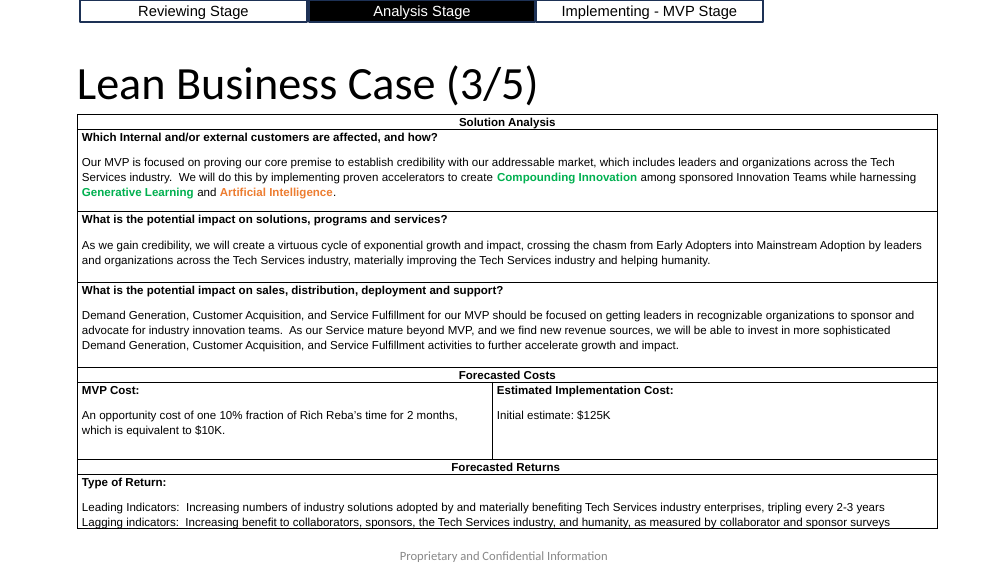
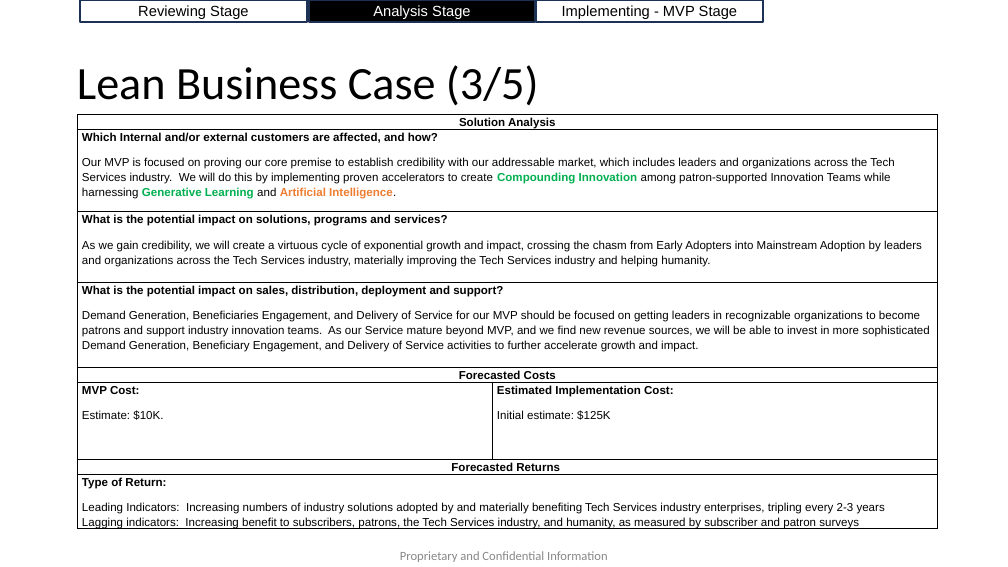
Before and after one commit to AccelRR8-Consortium-NonProfit/Management-Public, a slide deck: slide 10 of docs/2_Value_Creation/2a_Product/Industry Innovation/Industry Innovation v1 Lean Business Case.pptx. Drawn at 1008x567 pixels with LibreOffice and Linux fonts; fonts in the diff are those of the drawing; background and template pictures are left out. Boxes give left, top, right and bottom in pixels: in the first picture for what was removed or moved away, otherwise in the second. Text is boxed around its words. In the diff, an @@ line names an element or a change of style, - is before the commit and + after.

Commit message:
Updated Industry Innovation Lean Business Case

```diff
--- a/docs/2_Value_Creation/2a_Product/Industry Innovation/Industry Innovation v1 Lean Business Case.pptx
+++ b/docs/2_Value_Creation/2a_Product/Industry Innovation/Industry Innovation v1 Lean Business Case.pptx
@@ table at [78,114,938,533] @@
-row 2, column 1: Which Internal and/or external customers are affected, and how? / Our MVP is focused on proving our core premise to establish credibility with our addressable market, which includes leaders and organizations across the Tech Services industry. We will do this by implementing proven accelerators to create Compounding Innovation among sponsored Innovation Teams while harnessing Generative Learning and Artificial Intelligence.
+row 2, column 1: Which Internal and/or external customers are affected, and how? / Our MVP is focused on proving our core premise to establish credibility with our addressable market, which includes leaders and organizations across the Tech Services industry. We will do this by implementing proven accelerators to create Compounding Innovation among patron-supported Innovation Teams while harnessing Generative Learning and Artificial Intelligence.
-row 4, column 1: What is the potential impact on sales, distribution, deployment and support? / Demand Generation, Customer Acquisition, and Service Fulfillment for our MVP should be focused on getting leaders in recognizable organizations to sponsor and advocate for industry innovation teams. As our Service mature beyond MVP, and we find new revenue sources, we will be able to invest in more sophisticated Demand Generation, Customer Acquisition, and Service Fulfillment activities to further accelerate growth and impact.
+row 4, column 1: What is the potential impact on sales, distribution, deployment and support? / Demand Generation, Beneficiaries Engagement, and Delivery of Service for our MVP should be focused on getting leaders in recognizable organizations to become patrons and support industry innovation teams. As our Service mature beyond MVP, and we find new revenue sources, we will be able to invest in more sophisticated Demand Generation, Beneficiary Engagement, and Delivery of Service activities to further accelerate growth and impact.
-row 6, column 1: MVP Cost: / An opportunity cost of one 10% fraction of Rich Reba’s time for 2 months, which is equivalent to $10K.
+row 6, column 1: MVP Cost: / Estimate: $10K.
-row 8, column 1: Type of Return: / Leading Indicators: Increasing numbers of industry solutions adopted by and materially benefiting Tech Services industry enterprises, tripling every 2-3 years Lagging indicators: Increasing benefit to collaborators, sponsors, the Tech Services industry, and humanity, as measured by collaborator and sponsor surveys
+row 8, column 1: Type of Return: / Leading Indicators: Increasing numbers of industry solutions adopted by and materially benefiting Tech Services industry enterprises, tripling every 2-3 years Lagging indicators: Increasing benefit to subscribers, patrons, the Tech Services industry, and humanity, as measured by subscriber and patron surveys
```
Also in this commit, not shown: 11 other slides changed, 2 other files.
